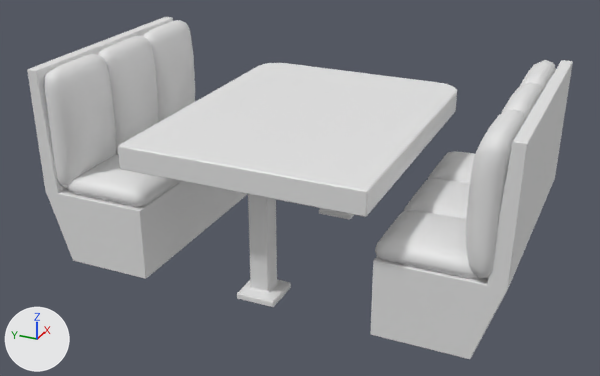
Two versions of the FBX model Assets/Models/Rooms/Breakfast with my son/table.fbx, one commit apart.
Before and after are seen from a 50 mm lens placed at (-7.69, -3.38, 4.56), pointed at (-0.14, 0.01, 0.79). Every picture has the same lights, and +X, +Y and +Z are marked at lower left. Where no turn or scale is listed for an object, it has been applied to the vertices.

In view in the first picture: 'chair', 'chair back', 'chair seats', 'chair2', 'chair2 back', 'chair2 seat', 'table'.
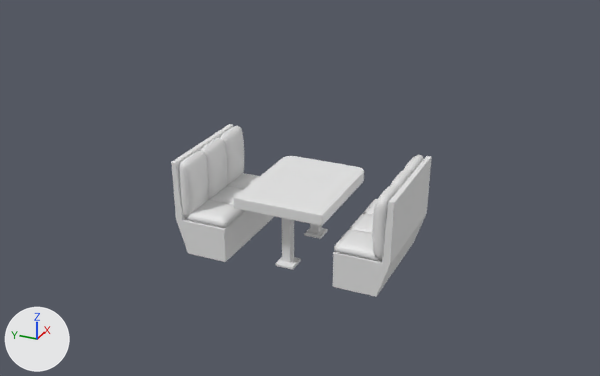
Where the newer file only moved an object's origin or applied its transform, the numbers keep the older frame.

What differs and where, as boxes [x1, y1, x2, y2] in the pictures (600 x 376 px; the box of a moved part takes in the faces that stretch with it):
```json
{"object": "table", "change": "reshaped, moved, rescaled", "before": [118, 63, 457, 307], "after": [233, 156, 364, 269], "on screen": "61% narrower, 53% shorter"}
{"object": "chair", "change": "mesh rescaled", "before": [370, 60, 573, 359], "after": [333, 156, 431, 297], "on screen": "51% narrower, 53% shorter"}
{"object": "chair2 back", "change": "mesh rescaled", "before": [45, 20, 195, 187], "after": [179, 126, 244, 217], "on screen": "56% narrower, 45% shorter"}
{"object": "chair2", "change": "mesh rescaled", "before": [27, 17, 247, 279], "after": [171, 124, 275, 262], "on screen": "52% narrower, 47% shorter"}
{"object": "chair seats", "change": "moved, rescaled", "before": [375, 151, 477, 279], "after": [334, 199, 379, 260]}
{"object": "chair back", "change": "mesh rescaled", "before": [466, 60, 556, 278], "after": [372, 155, 424, 259], "on screen": "42% narrower, 52% shorter"}
{"object": "chair2 seat", "change": "moved, rescaled", "before": [68, 154, 179, 207], "after": [187, 173, 260, 228]}
{"part": 1, "of": "me_cube_004", "change": "moved or reshaped", "before": [237, 194, 291, 307], "after": [276, 218, 301, 269]}
{"part": 2, "of": "me_cube_004", "change": "moved or reshaped", "before": [319, 208, 354, 220], "after": [304, 224, 328, 239]}
{"part": 3, "of": "me_cube_004", "change": "moved or reshaped", "before": [118, 63, 457, 217], "after": [233, 156, 364, 226]}
```

Edits to the scene script, one JSON object a line:
```json
{"block": "me_cube_004", "where": "# used by ob_table; location = (0.0, 0.0, 1.488)"}
{"op": "remove", "block": "me_cube_004", "code": "me_cube_004.from_pydata(...)  # 180 vertices, 172 faces; spans x -1.62..1.62, y -1.28..1.27, z -1.5..0.13"}
{"op": "add", "block": "me_cube_004", "code": "me_cube_004.from_pydata(...)  # 180 vertices, 172 faces; spans x -1.42..1.22, y -1.02..1.02, z -1.5..0.13"}
{"block": "me_cube_004", "change": "me_cube_004 part 1: the loose piece of 64 vertices spanning x -1.37..-0.79, y -0.29..0.29, z -1.5..0.08 is moved by (0.2, 0.0, 0.0)"}
{"block": "me_cube_004", "change": "me_cube_004 part 2: the loose piece of 64 vertices spanning x 0.79..1.37, y -0.29..0.29, z -1.5..0.08 is moved by (-0.4, 0.0, 0.0)"}
{"block": "me_cube_004", "change": "me_cube_004 part 3: 52 of 180 vertices moved; they spanned x -1.62..1.62, y -1.28..1.27, z -0.13..0.13 and now span x -1.42..1.22, y -1.02..1.02, z -0.13..0.13; mean shift (-0.26, 0.0, 0.0); largest move (1.36, -1.28, -0.11) -> (0.96, -1.02, -0.11)"}
{"block": "me_cube_009", "where": "me_cube_009.from_pydata(...)  # 1875 vertices, 1824 faces; spans x -0.44..2.22, y -0.17..0.17, z -0.07..1.25"}
{"block": "me_cube_009", "where": "# used by ob_chair2_back; location = (-0.916, 2.209, 0.888)"}
{"block": "me_cube_009", "change": "me_cube_009 part 4: the whole mesh is scaled about its middle by (0.5, 0.5, 0.506), then moved by (-0.03, -1.09, -0.71)"}
{"block": "me_cube_005", "where": "me_cube_005.from_pydata(...)  # 56 vertices, 58 faces; spans x -1.29..1.29, y -0.44..0.8, z -1.0..1.17"}
{"block": "me_cube_005", "where": "# used by ob_chair2; location = (-0.043, 1.72, 0.973)"}
{"block": "me_cube_005", "change": "me_cube_005 part 6: the whole mesh is scaled about its middle by (0.5, 0.5, 0.505), then moved by (-0.02, -0.94, -0.51)"}
{"block": "me_cube_011", "where": "me_cube_011.from_pydata(...)  # 56 vertices, 58 faces; spans x -1.29..1.29, y -0.8..0.44, z -1.0..1.17"}
{"block": "me_cube_011", "where": "# used by ob_chair; location = (-0.036, -1.7, 0.973)"}
{"block": "me_cube_011", "change": "me_cube_011 part 5: the whole mesh is scaled about its middle by (0.5, 0.5, 0.505), then moved by (-0.02, 0.95, -0.51)"}
{"block": "me_cube_001", "where": "me_cube_001.from_pydata(...)  # 483 vertices, 456 faces; spans x -2.23..0.45, y -0.18..0.19, z -0.09..1.27"}
{"block": "me_cube_001", "where": "# used by ob_chair_back; location = (0.85, -2.189, 0.888)"}
{"block": "me_cube_001", "change": "me_cube_001 part 7: the whole mesh is scaled about its middle by (0.5, 0.5, 0.506), then moved by (-0.02, 1.11, -0.71)"}
{"op": "set", "path": "ob_table.location", "old": "(0.0, 0.0, 1.488)", "new": "(-0.014, 0.014, 0.759)"}
{"op": "set", "path": "ob_table.scale", "old": "(1.0, 1.0, 1.0)", "new": "(0.5, 0.5, 0.5)"}
{"op": "set", "path": "ob_chair_seats.location", "old": "(0.824, -2.114, 0.795)", "new": "(0.37, -1.043, 0.412)"}
{"op": "set", "path": "ob_chair_seats.scale", "old": "(1.0, 1.0, 1.0)", "new": "(0.5, 0.5, 0.5)"}
{"op": "set", "path": "ob_chair2_seat.location", "old": "(-0.91, 2.134, 0.795)", "new": "(-0.497, 1.081, 0.412)"}
{"op": "set", "path": "ob_chair2_seat.scale", "old": "(1.0, 1.0, 1.0)", "new": "(0.5, 0.5, 0.5)"}
```
